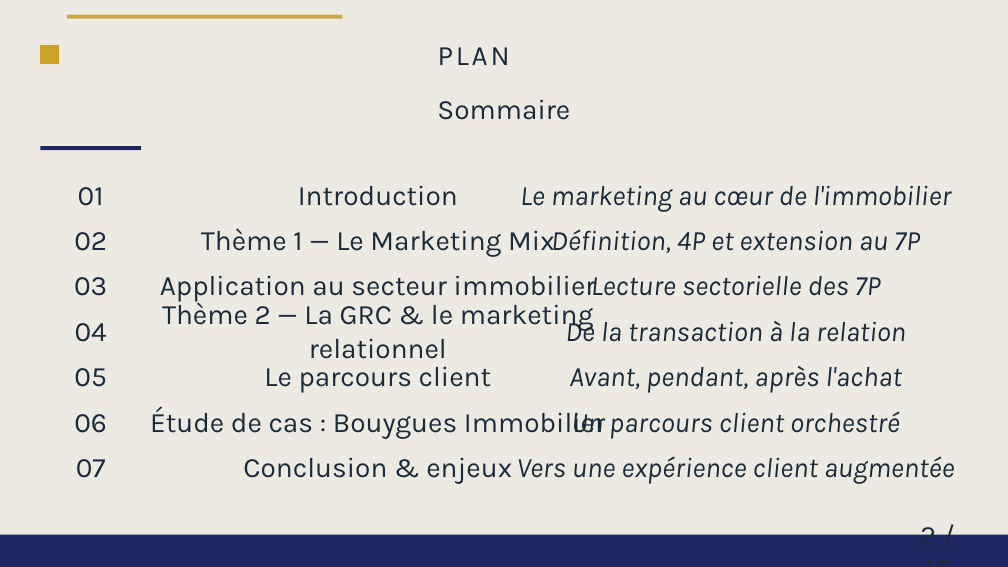
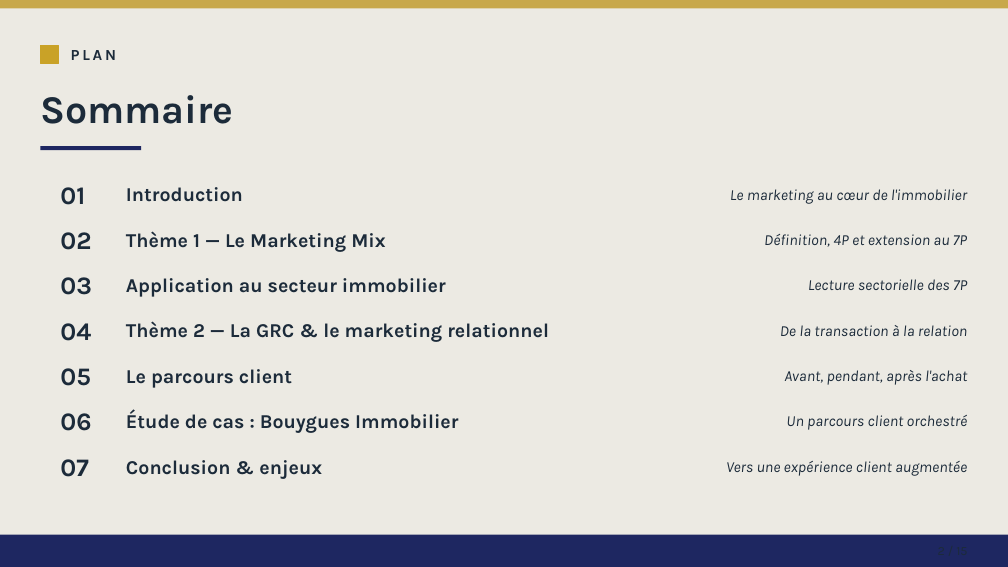
Before and after one commit to matisselebretonmatisselebreton-arch/salut, a slide deck: slide 2 of output/Devoir N°2_redesigned.pptx. Drawn at 1008x567 pixels with LibreOffice and Linux fonts; fonts in the diff are those of the drawing. Boxes give left, top, right and bottom in pixels: in the first picture for what was removed or moved away, otherwise in the second. Text is boxed around its words. In the diff, an @@ line names an element or a change of style, - is before the commit and + after.

```diff
--- a/output/Devoir N°2_redesigned.pptx
+++ b/output/Devoir N°2_redesigned.pptx
@@ rectangle: place and size @@
-rectangle at [67, 14, 342, 18]
+rectangle at [0, 0, 1008, 8]
@@ text "PLAN" at [71, 50, 117, 60]: size 20 to 11 pt, bold on; alignment centre to left @@
@@ text "Sommaire" at [40, 95, 233, 124]: size 20 to 28 pt, bold on; alignment centre to left @@
@@ size 20 to 18 pt, bold on; alignment centre to left in 7 elements at [60, 187, 85, 205], [60, 232, 91, 250], [60, 277, 92, 295], [60, 323, 91, 341], [60, 368, 91, 386], [60, 413, 91, 431], [60, 459, 88, 477] @@
@@ size 20 to 14 pt, bold on; alignment centre to left in 7 elements at [126, 187, 243, 202], [126, 231, 385, 252], [126, 278, 446, 297], [126, 321, 549, 342], [126, 369, 292, 388], [126, 410, 458, 433], [126, 460, 322, 479] @@
@@ size 20 to 11 pt; alignment centre to right in 7 elements at [730, 189, 967, 204], [764, 234, 967, 247], [808, 279, 967, 290], [780, 325, 967, 336], [784, 370, 967, 385], [786, 415, 967, 430], [726, 461, 967, 476] @@
@@ text removed at [920, 519, 936, 535] @@
-2 / 15
```
Also in this commit, not shown: 14 other slides changed, 1 other file.
